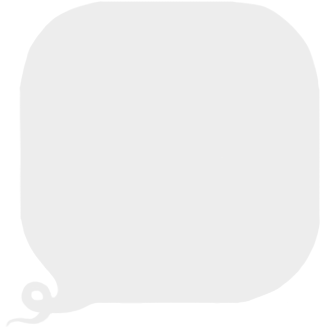
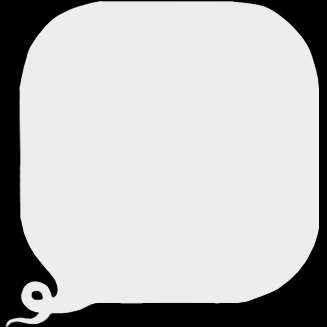
Two versions of the same layered image (327×327). Layer-by-layer changes:
removed layer "气泡" over bbox(5, 1, 321, 327)
added layer "气泡 拷贝" above "图层 1" over bbox(5, 1, 319, 327)
added layer "图层 1" over bbox(0, 0, 327, 327)
